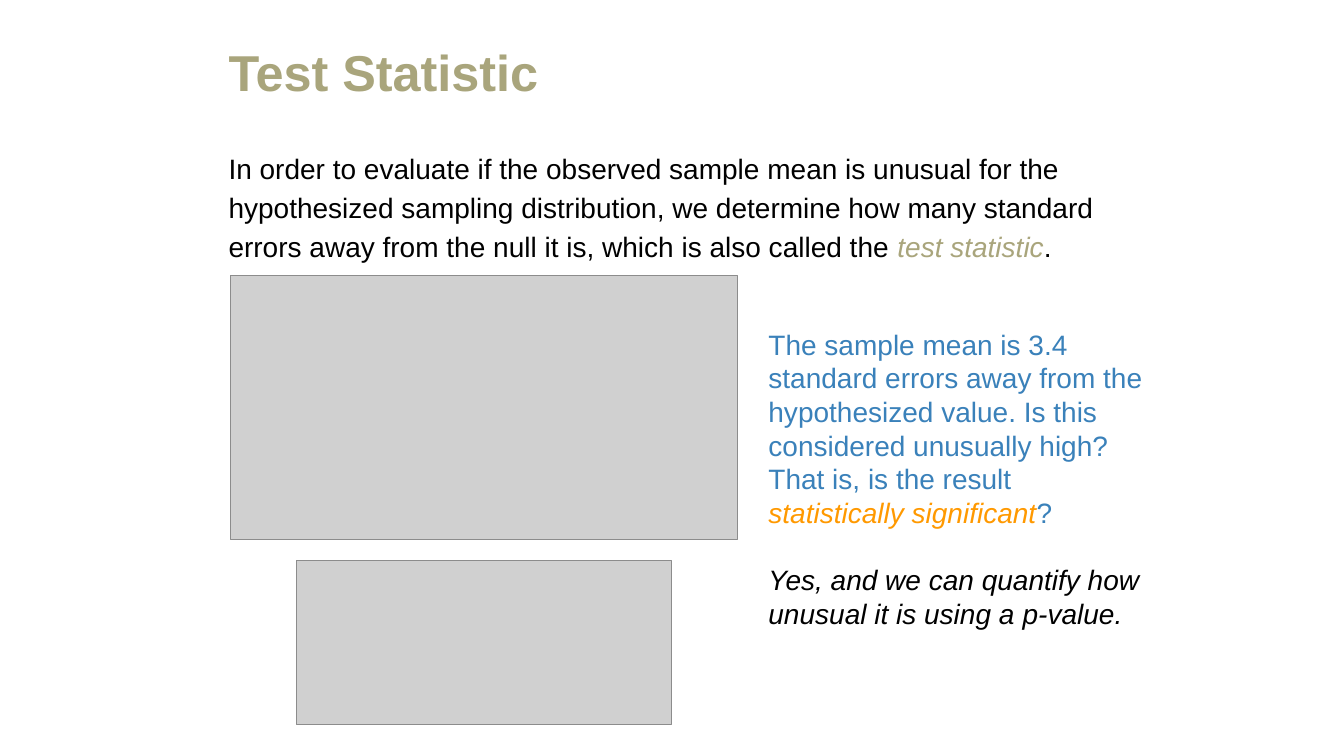
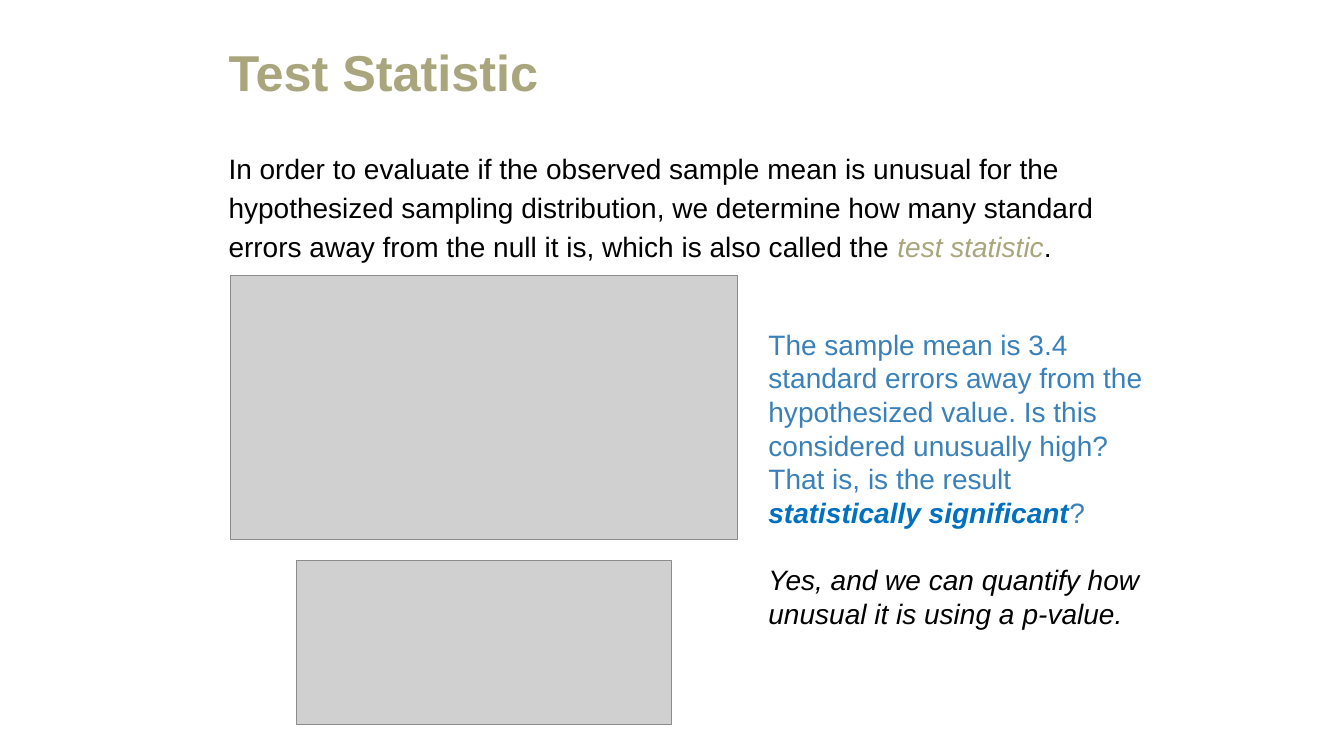
Before and after one commit to amosca01/MATH108-F23, a slide deck: slide 30 of slides/09-hypothesis-testing.pptx (slide 56 before the commit). Drawn at 1344x756 pixels with LibreOffice and Linux fonts; fonts in the diff are those of the drawing; grey boxes stand for pictures. Boxes give left, top, right and bottom in pixels: in the first picture for what was removed or moved away, otherwise in the second. Text is boxed around its words. In the diff, an @@ line names an element or a change of style, - is before the commit and + after.

```diff
--- a/slides/09-hypothesis-testing.pptx
+++ b/slides/09-hypothesis-testing.pptx
@@ text at bbox=[768, 334, 1142, 528]: text colour #FF9900 to #0070C0, bold on in "statistically significant?" @@
```
Also in this commit, not shown: 16 other slides changed, 10 slides added, 10 slides removed, 2 other files.
